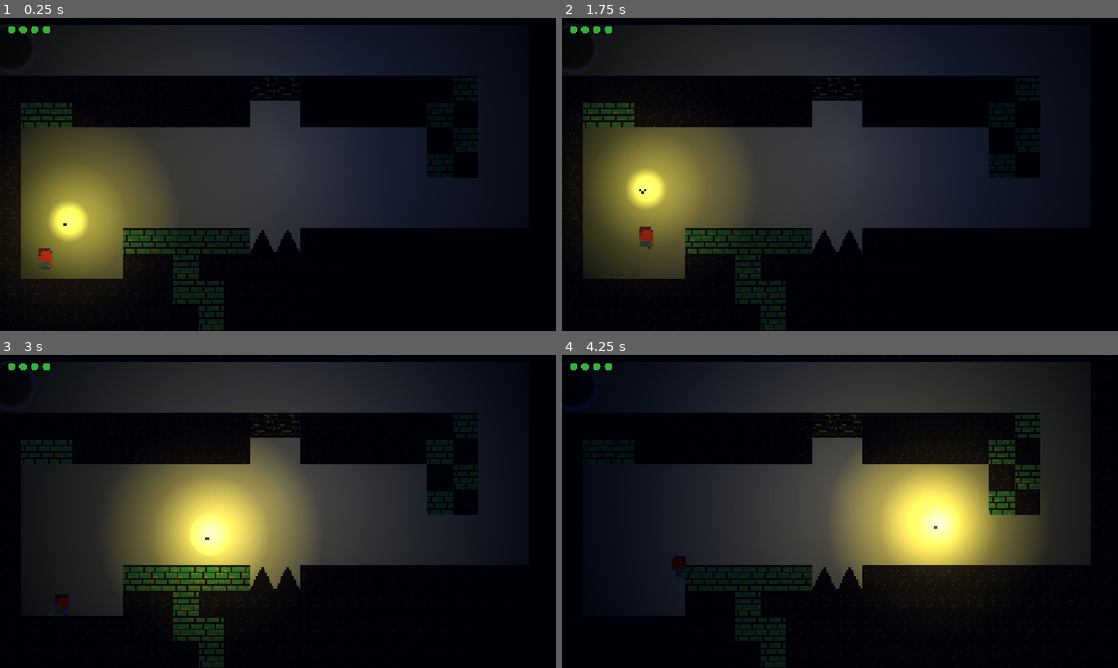
Above: before the commit, frames 1-4 (two rows, left to right).
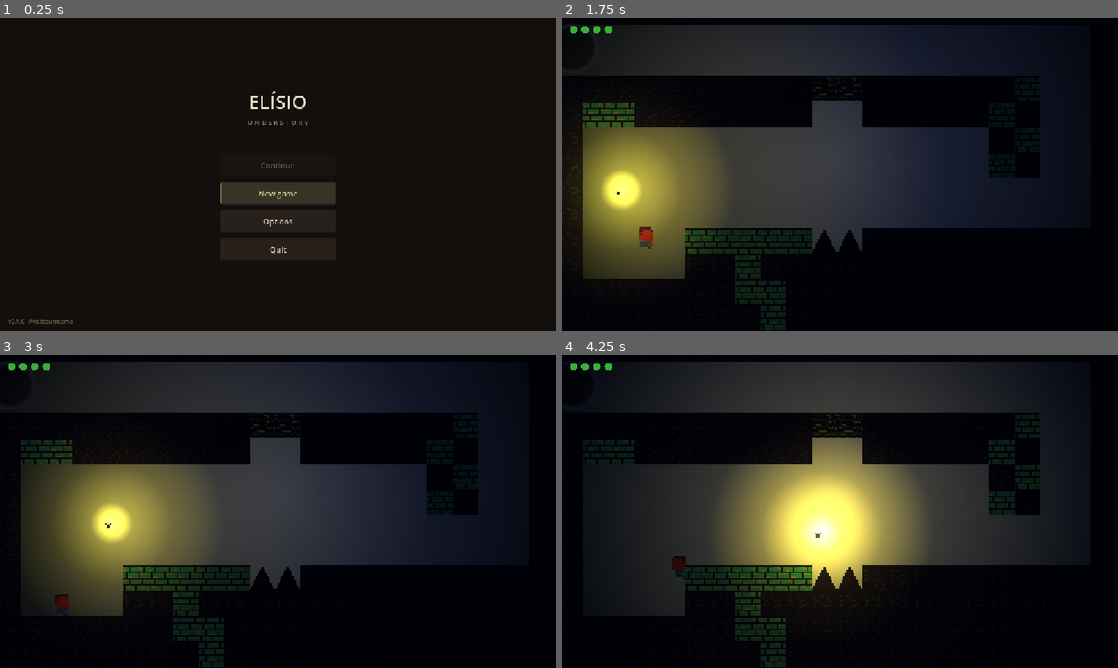
Above: after the commit, the same moments.

Repository: rafaeumesmo/ELLI-game
Game: Godot game, scene res://UI/MainMenu.tscn
Same seed, same stepped clock (60 frames per second), same inputs: the game is played once before the commit and once after it. Before the commit the project starts from res://tutorial.tscn.
Inputs (mouse positions are in pixels of both pictures, inside the frame that each line leads up to):
- Up to frame 1 (0.25 s): no input
- Up to frame 2 (1.75 s): click (840, 193) at 0.5 s, where only the run after the commit has a clickable "New game"; move the mouse to (962, 158) at 1.27 s; hold D (move_right) from 1.28 s (still down); tap Shift (dash) at 1.35 s; tap Space (jump) at 1.52 s
- Up to frame 3 (3 s): move the mouse to (166, 527) at 2.02 s; release D (move_right) at 2.03 s; hold A (move_left) 2.03-2.78 s; tap E (interagir) at 2.1 s; tap Space (jump) at 2.27 s; move the mouse to (333, 442) at 2.77 s; hold D (move_right) from 2.78 s (still down); tap K (shoot) at 2.85 s
- Up to frame 4 (4.25 s): keep holding D (move_right); move the mouse to (812, 574) at 3.52 s; tap Shift (dash) at 3.6 s; tap Space (jump) at 3.77 s

The runs differ from the first frame. In frame 1, 38% of the frame differs, in the area x 1-81%, y 2-98%; in frame 2, 4.4%; in frame 3, 19%; in frame 4, 19%.

Commit message:
Corrige main_scene: volta a abrir no MainMenu em vez do tutorial
O revert do sistema Mundo/Telas tinha deixado run/main_scene apontando
direto pra res://tutorial.tscn, pulando o menu inicial.

Diff:
--- a/project.godot
+++ b/project.godot
@@ -12,7 +12,7 @@
 
 config/name="Elisio"
 config/version="0.1.0"
-run/main_scene="res://tutorial.tscn"
+run/main_scene="uid://c0ljqpruxtjbh"
 config/features=PackedStringArray("4.7", "Forward Plus")
 
 [autoload]
